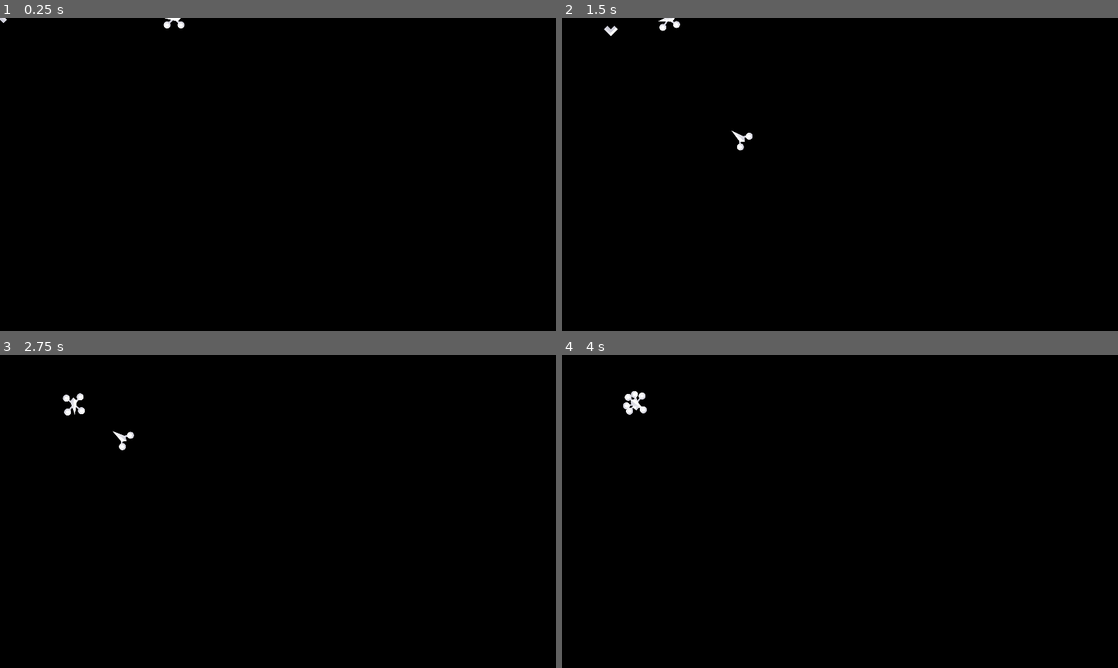
Above: before the commit, frames 1-4 (two rows, left to right).
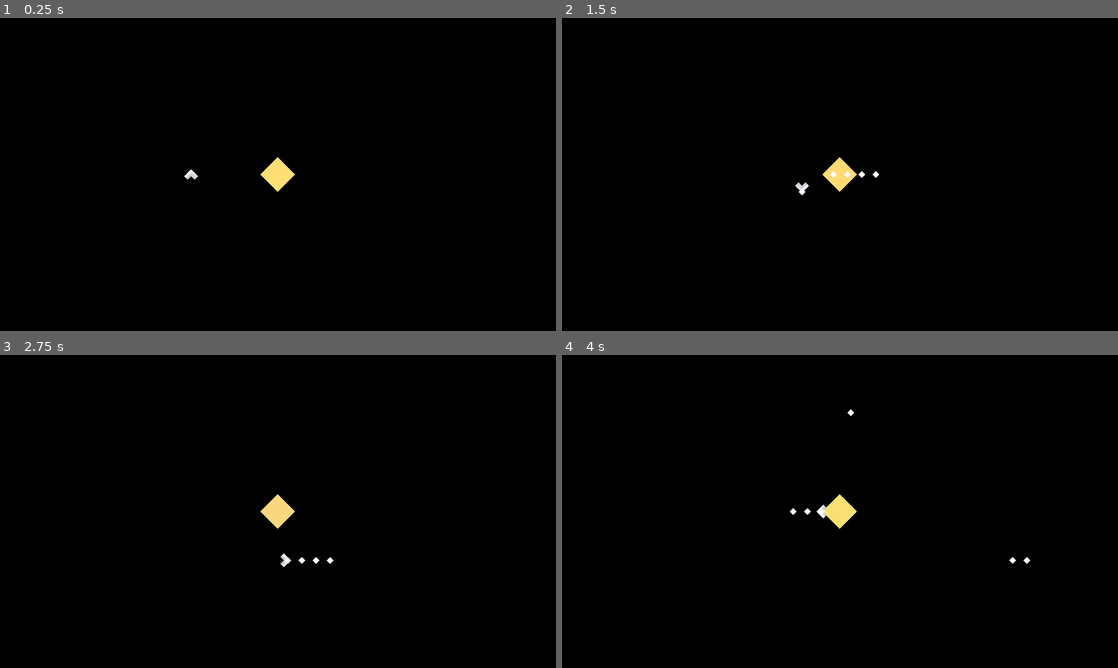
Above: after the commit, the same moments.

Repository: wdfeer/spaceshooter
Game: Godot game, scene res://src/solar_system.tscn
Same seed, same stepped clock (60 frames per second), same inputs: the game is played once before the commit and once after it. Before the commit the project starts from res://src/game.tscn.
Inputs (mouse positions are in pixels of both pictures, inside the frame that each line leads up to):
- Up to frame 1 (0.25 s): no input
- Up to frame 2 (1.5 s): move the mouse to (962, 158) at 0.52 s; press the mouse at (962, 158) at 0.53 s; hold D (right) 0.53-1.28 s; move the mouse to (728, 190) at 1.27 s; release the mouse at (728, 190) at 1.28 s; hold S (down) from 1.28 s (still down); click (728, 190) at 1.35 s
- Up to frame 3 (2.75 s): move the mouse to (333, 442) at 2.02 s; release S (down) at 2.03 s; press the mouse at (333, 442) at 2.03 s; hold D (right) from 2.03 s (still down)
- Up to frame 4 (4 s): move the mouse to (812, 574) at 2.77 s; release D (right) at 2.78 s; release the mouse at (812, 574) at 2.78 s; hold W (up) 2.78-3.53 s; click (812, 574) at 2.85 s; move the mouse to (1006, 558) at 3.52 s; press the mouse at (1006, 558) at 3.53 s; hold A (left) from 3.53 s (still down)

The runs differ from the first frame. In frame 1, 0.5% of the frame differs, in the area x 0-53%, y 0-56%; in frame 2, 0.6%; in frame 3, 0.7%, in the area x 11-60%, y 12-68%; in frame 4, 0.7%.

Commit message:
Create Solar System

Diff:
--- a/project.godot
+++ b/project.godot
@@ -12,7 +12,7 @@
 
 config/name="SpaceShooter"
 config/version="1a"
-run/main_scene="res://src/game.tscn"
+run/main_scene="res://src/solar_system.tscn"
 config/features=PackedStringArray("4.3", "Mobile")
 
 [display]
--- a/src/enemy_spawner.gd
+++ b/src/enemy_spawner.gd
@@ -5,8 +5,12 @@
 @export
 var enemy_scene: PackedScene
 var enemy_spawn_timer = 0
-@onready
-var game: Node2D = $".."
+var game: Node2D
+
+func _ready() -> void:
+	game = $".."
+	if game == null:
+		error_string(ERR_DOES_NOT_EXIST)
 
 func _process(delta: float) -> void:
 	enemy_spawn_timer += delta
--- /dev/null
+++ b/src/enemy_spawner.tscn
@@ -0,0 +1,8 @@
+[gd_scene load_steps=3 format=3 uid="uid://c6er7x7dtmehh"]
+
+[ext_resource type="Script" path="res://src/enemy_spawner.gd" id="1_llovq"]
+[ext_resource type="PackedScene" uid="uid://bigt7lnwxekpp" path="res://src/enemy.tscn" id="2_1otym"]
+
+[node name="EnemySpawner" type="Node"]
+script = ExtResource("1_llovq")
+enemy_scene = ExtResource("2_1otym")
--- a/src/game.tscn
+++ /dev/null
@@ -1,16 +0,0 @@
-[gd_scene load_steps=4 format=3 uid="uid://1jqojvimrfhr"]
-
-[ext_resource type="PackedScene" uid="uid://bbwre6tb1fepi" path="res://src/player.tscn" id="1_xik60"]
-[ext_resource type="PackedScene" uid="uid://bigt7lnwxekpp" path="res://src/enemy.tscn" id="2_e52lj"]
-[ext_resource type="Script" path="res://src/enemy_spawner.gd" id="3_jma2g"]
-
-[node name="Game" type="Node2D"]
-
-[node name="EnemySpawner" type="Node" parent="."]
-script = ExtResource("3_jma2g")
-enemy_scene = ExtResource("2_e52lj")
-
-[node name="Player" parent="." instance=ExtResource("1_xik60")]
-
-[node name="Enemy" parent="." instance=ExtResource("2_e52lj")]
-position = Vector2(864, 0)
--- /dev/null
+++ b/src/mars.tscn
@@ -0,0 +1,10 @@
+[gd_scene load_steps=3 format=3 uid="uid://1jqojvimrfhr"]
+
+[ext_resource type="PackedScene" uid="uid://c6er7x7dtmehh" path="res://src/enemy_spawner.tscn" id="1_sn47i"]
+[ext_resource type="PackedScene" uid="uid://bbwre6tb1fepi" path="res://src/player.tscn" id="2_fu306"]
+
+[node name="Mars" type="Node2D"]
+
+[node name="EnemySpawner" parent="." instance=ExtResource("1_sn47i")]
+
+[node name="Player" parent="." instance=ExtResource("2_fu306")]
--- a/src/player.gd
+++ b/src/player.gd
@@ -3,8 +3,6 @@
 
 const SPEED = 300.0
 var velocity = Vector2.ZERO
-
-
 
 func _physics_process(delta: float) -> void:
 	var vy := Input.get_axis("up", "down")
--- a/src/player_shooter.gd
+++ b/src/player_shooter.gd
@@ -14,7 +14,7 @@
 
 func shoot():
 	var proj: Projectile = projectile_scene.instantiate()
+	player.get_parent().add_child(proj)
 	proj.global_position = player.global_position
 	proj.velocity = Vector2.from_angle(player.rotation - PI / 2) * SHOOT_VELOCITY
-	get_parent().add_child(proj)
 	start()
--- /dev/null
+++ b/src/solar_system.tscn
@@ -0,0 +1,23 @@
+[gd_scene load_steps=4 format=3 uid="uid://bo2uyrutxrce5"]
+
+[ext_resource type="Script" path="res://src/sun.gd" id="1_fy3yr"]
+[ext_resource type="PackedScene" uid="uid://bbwre6tb1fepi" path="res://src/player.tscn" id="1_xq2cx"]
+
+[sub_resource type="RectangleShape2D" id="RectangleShape2D_s3325"]
+size = Vector2(2640, 1480)
+
+[node name="SolarSystem" type="Area2D"]
+position = Vector2(1280, 720)
+monitorable = false
+
+[node name="Sun" type="Polygon2D" parent="."]
+color = Color(1, 0.870588, 0.482353, 1)
+polygon = PackedVector2Array(0, -80, -40, -40, -80, 0, 0, 80, 80, 0)
+script = ExtResource("1_fy3yr")
+
+[node name="Player" parent="." instance=ExtResource("1_xq2cx")]
+position = Vector2(-400, 0)
+
+[node name="CollisionShape2D" type="CollisionShape2D" parent="."]
+visible = false
+shape = SubResource("RectangleShape2D_s3325")
--- /dev/null
+++ b/src/sun.gd
@@ -0,0 +1,20 @@
+extends Polygon2D
+
+const COLOR_CHANGE_SPEED: float = 0.1
+@onready
+var base_color = color
+@onready
+var target_color: Color = color
+
+func _process(delta: float) -> void:
+	var delta_color = target_color - color
+	var delta_color_v3 = Vector3(delta_color.r, delta_color.g, delta_color.b)
+	if delta_color_v3.length() > 0.01:
+		var velocity = delta_color_v3.normalized() * delta * COLOR_CHANGE_SPEED
+		var vcolor = Color(velocity.x, velocity.y, velocity.z)
+		color += vcolor
+	else:
+		var r = randf_range(-0.05, 0.05)
+		var g = randf_range(-0.05, 0.05)
+		var b = randf_range(-0.05, 0.05)
+		target_color = base_color + Color(r, g, b)
